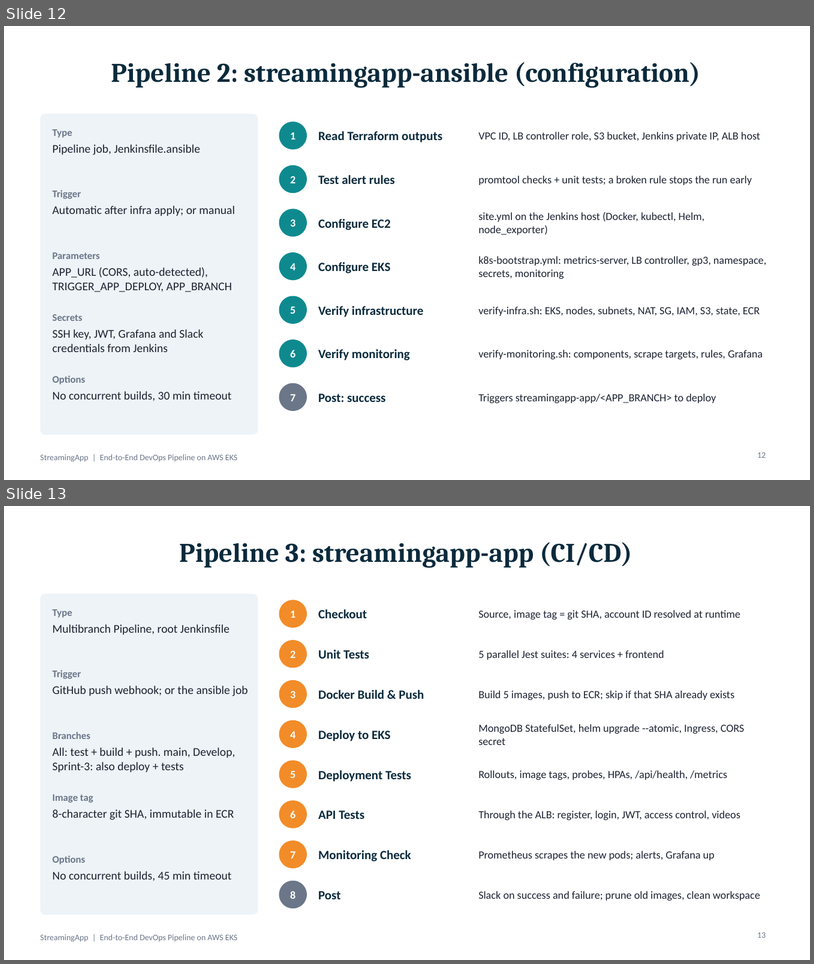
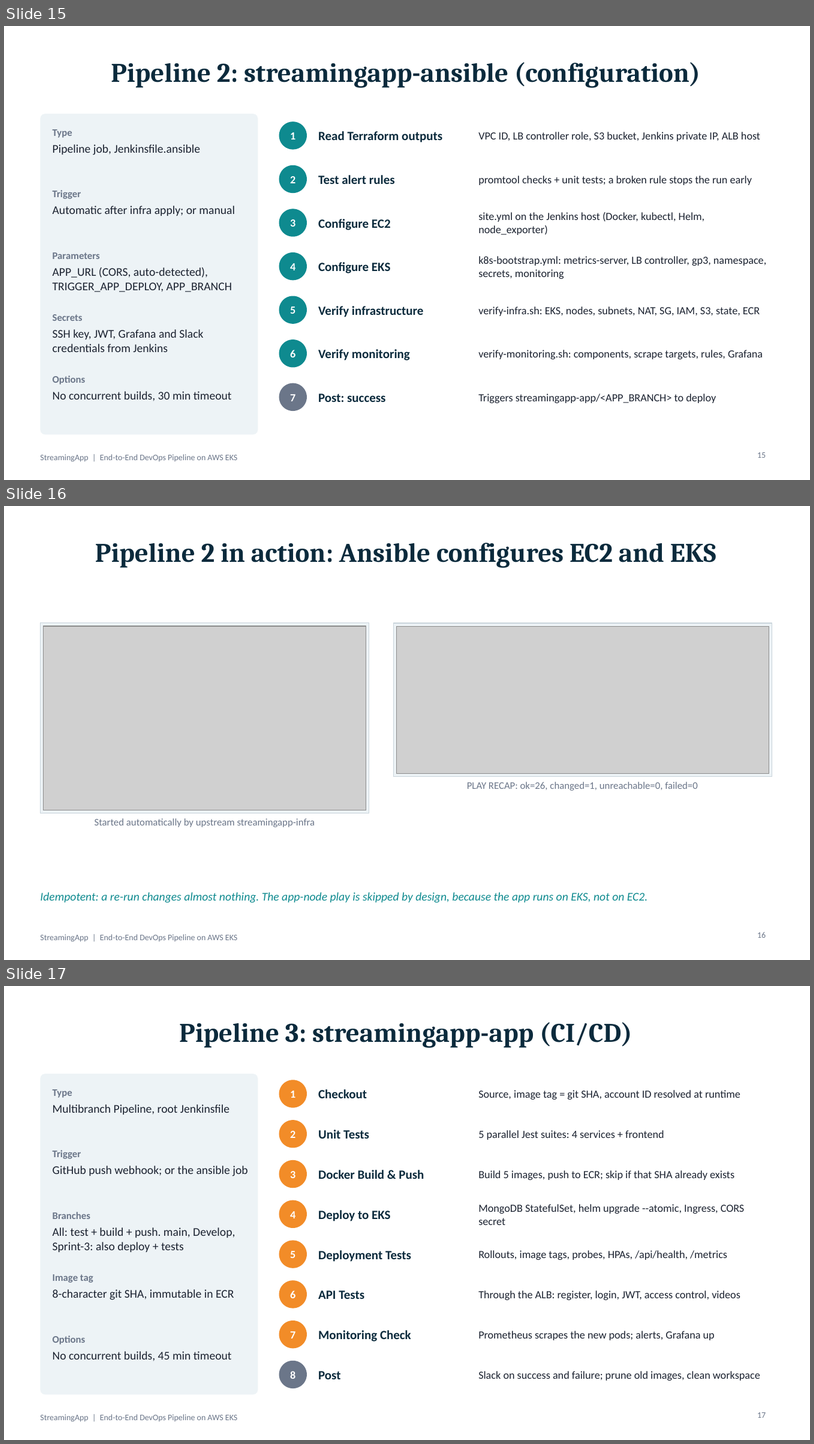
Before and after one commit to ApoorvaD90/StreamingApp, a slide deck: docs/final ppt.pptx. Shown one above the other, each under a label of ours: slides 12 and 13 before the commit, slides 15, 16 and 17 after it. The pictures are 814x964 and 814x1444 pixels, drawn with LibreOffice and Linux fonts; fonts in the diff are those of the drawing; grey boxes stand for pictures. Boxes give left, top, right and bottom in pixels: in the first picture for what was removed or moved away, otherwise in the second. Text is boxed around its words. In the diff, an @@ line names an element or a change of style, - is before the commit and + after.

```diff
--- a/docs/final ppt.pptx
+++ b/docs/final ppt.pptx
@@ slide 16 added at <box>4,506,810,960</box>, background #FFFFFF; not listed: 1 template element that a slide beside it also shows @@
@@ title added at <box>95,543,717,568</box>, 32 pt, text #0B2A3C, bold @@
+Pipeline 2 in action: Ansible configures EC2 and EKS
@@ rectangle added at <box>40,623,369,813</box>, fill #EDF3F6, outline #C9D4DB 0.75 pt @@
@@ picture added at <box>44,626,366,810</box> @@
@@ rectangle added at <box>393,623,772,777</box>, fill #EDF3F6, outline #C9D4DB 0.75 pt @@
@@ picture added at <box>396,626,769,774</box> @@
@@ text added at <box>467,781,698,790</box>, 12 pt, text #6B7689 @@
+PLAY RECAP: ok=26, changed=1, unreachable=0, failed=0
@@ text added at <box>95,818,315,827</box>, 12 pt, text #6B7689 @@
+Started automatically by upstream streamingapp-infra
@@ text added at <box>40,892,648,903</box>, 14 pt, text #0E8A8F, italic @@
+Idempotent: a re-run changes almost nothing. The app-node play is skipped by design, because the app runs on EKS, not on EC2.
@@ page number added at <box>758,931,766,937</box>, 10 pt, text #6B7689 @@
+16
@@ what was slide 12 is now slide 15 @@
@@ page number at <box>758,452,766,457</box>: text changed @@
-12
+15
@@ what was slide 13 is now slide 17 @@
@@ page number at <box>758,1412,766,1417</box>: text changed @@
-13
+17
```
Also in this commit, not shown: 8 other slides added.
